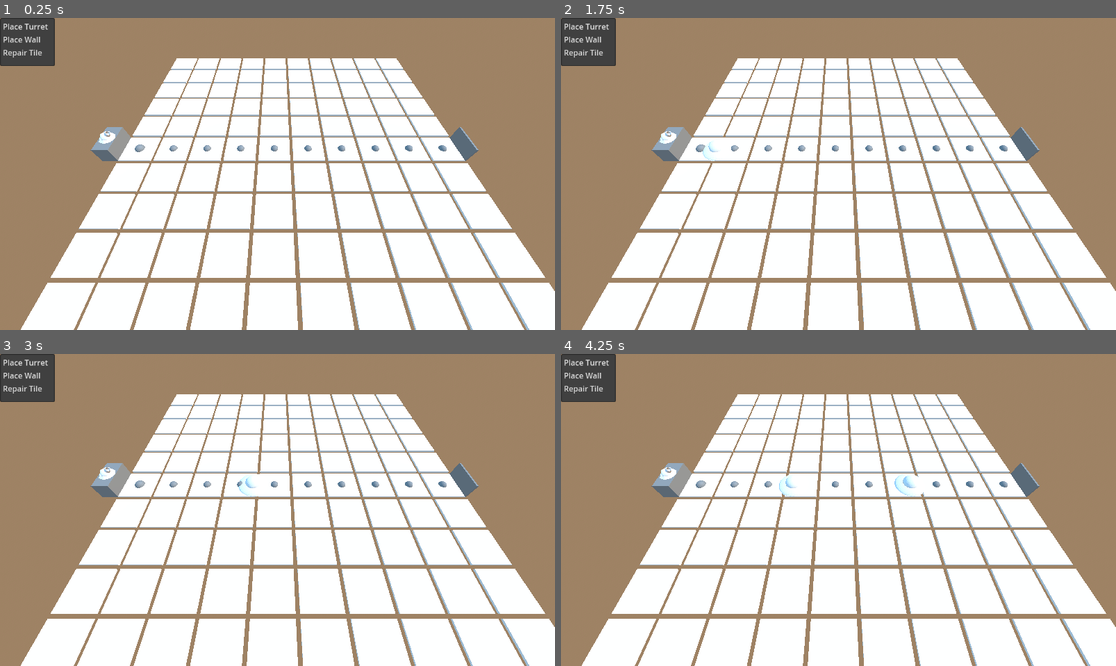
Above: before the commit, frames 1-4 (two rows, left to right).
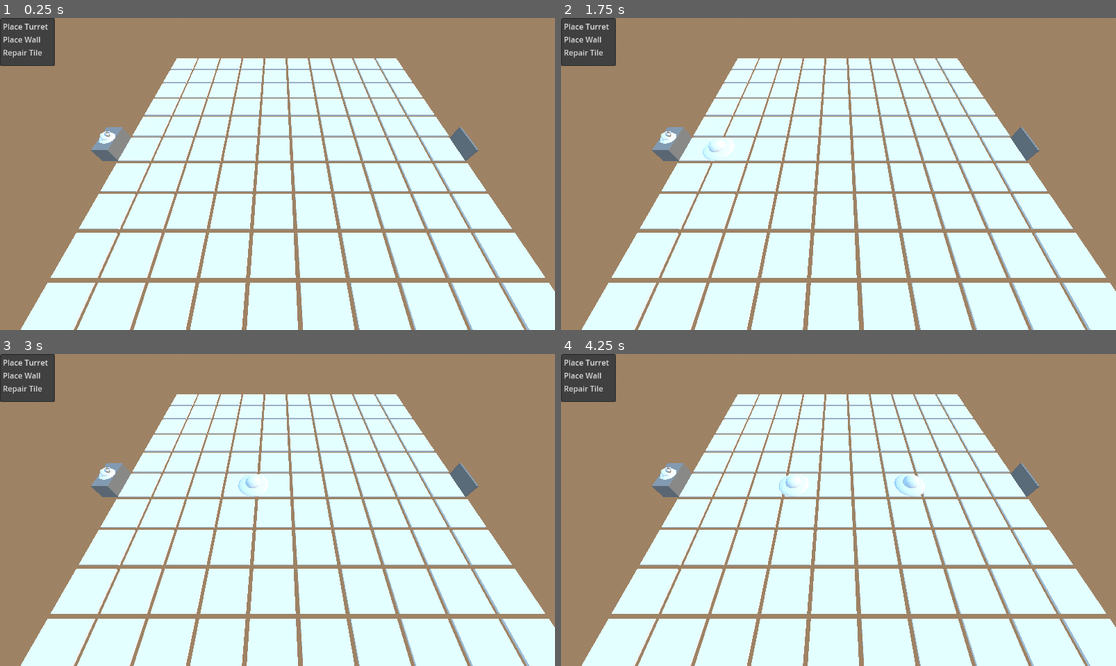
Above: after the commit, the same moments.

Repository: MackWessels/glowfront
Game: Godot game, scene res://scenes/main.tscn
Same seed, same stepped clock (60 frames per second), same inputs: the game is played once before the commit and once after it.
Inputs (mouse positions are in pixels of both pictures, inside the frame that each line leads up to):
- Up to frame 1 (0.25 s): no input
- Up to frame 2 (1.75 s): tap Enter at 0.5 s; move the mouse to (960, 158) at 0.52 s; click (960, 158) at 0.67 s; tap Space at 1.25 s; move the mouse to (727, 189) at 1.27 s; click (727, 189) at 1.42 s
- Up to frame 3 (3 s): move the mouse to (333, 441) at 2.02 s; click (333, 441) at 2.17 s; move the mouse to (249, 572) at 2.77 s; click (249, 572) at 2.92 s
- Up to frame 4 (4.25 s): move the mouse to (1005, 556) at 3.52 s; click (1005, 556) at 3.67 s

The runs differ from the first frame. In frame 1, 51% of the frame differs, in the area x 3-100%, y 12-100%; in frame 2, 51%; in frame 3, 51%; in frame 4, 50%.

Commit message:
removed the visual for the pathfinding

Diff:
--- a/scenes/main.tscn
+++ b/scenes/main.tscn
@@ -27,6 +27,7 @@
 
 [node name="DirectionalLight3D" type="DirectionalLight3D" parent="."]
 transform = Transform3D(-4.37114e-08, -0.707107, 0.707107, 0, 0.707107, 0.707107, -1, 3.09086e-08, -3.09086e-08, 15.0105, 15, -0.0108695)
+light_energy = 0.7
 
 [node name="WorldEnvironment" type="WorldEnvironment" parent="."]
 environment = SubResource("Environment_7dm0k")
--- a/scenes/tile_board.tscn
+++ b/scenes/tile_board.tscn
@@ -6,9 +6,7 @@
 [ext_resource type="PackedScene" uid="uid://bnpwkqho7ndgk" path="res://scenes/goal.tscn" id="4_ijtfa"]
 [ext_resource type="PackedScene" uid="uid://dmvugjewscsdl" path="res://scenes/placement_menu.tscn" id="5_jdbot"]
 
-[sub_resource type="Curve3D" id="Curve3D_ijtfa"]
-
-[sub_resource type="SphereMesh" id="SphereMesh_ijtfa"]
+[sub_resource type="Curve3D" id="Curve3D_jdbot"]
 
 [node name="TileBoard" type="Node3D" node_paths=PackedStringArray("goal_node", "spawner_node", "placement_menu", "enemy_spawner")]
 script = ExtResource("1_58eyr")
@@ -23,15 +21,11 @@
 
 [node name="Goal" parent="." instance=ExtResource("4_ijtfa")]
 
+[node name="PlacementMenu" parent="." instance=ExtResource("5_jdbot")]
+
 [node name="Path3D" type="Path3D" parent="."]
-curve = SubResource("Curve3D_ijtfa")
+curve = SubResource("Curve3D_jdbot")
 
 [node name="PathFollow3D" type="PathFollow3D" parent="Path3D"]
 
-[node name="MeshInstance3D" type="MeshInstance3D" parent="Path3D/PathFollow3D"]
-transform = Transform3D(0.6, 0, 0, 0, 0.6, 0, 0, 0, 0.6, 0, 0, 0)
-mesh = SubResource("SphereMesh_ijtfa")
-
-[node name="PlacementMenu" parent="." instance=ExtResource("5_jdbot")]
-
 [editable path="EnemySpawner"]
--- a/scripts/tile_board.gd
+++ b/scripts/tile_board.gd
@@ -24,6 +24,7 @@
 	update_path()
 	placement_menu.connect("place_selected", Callable(self, "_on_place_selected"))
 
+
 func generate_board():
 	for x in board_size:
 		for z in board_size:
@@ -39,6 +40,7 @@
 			tile.placement_menu = placement_menu
 			add_child(tile)
 			tiles[Vector2i(x, z)] = tile
+
 
 func position_portal(portal: Node3D, side: String):
 	var tile_pos = Vector2i()
@@ -62,6 +64,7 @@
 	if tile:
 		portal.global_position = tile.global_position
 		portal.rotation.y = rotation_y
+
 
 func find_path(start: Vector2i, goal: Vector2i) -> Array:
 	var open_set = [start]
@@ -105,6 +108,7 @@
 					open_set.append(neighbor)
 	return []
 
+
 func update_path():
 	if not is_instance_valid(spawner_node) or not is_instance_valid(goal_node):
 		cached_path = []
@@ -122,16 +126,16 @@
 	emit_signal("path_updated", curve)
 	emit_signal("global_path_changed")
 
-	update_visual_path(cached_path)
-	draw_debug_path(cached_path)
 
 func world_to_tile(pos: Vector3) -> Vector2i:
 	return Vector2i(round(pos.x / 2.2), round(pos.z / 2.2))
+
 
 func get_path_from(world_pos: Vector3) -> Array:
 	var from_tile = world_to_tile(world_pos)
 	var end_tile = world_to_tile(goal_node.global_position)
 	return find_path(from_tile, end_tile)
+
 
 func get_curve_for_path(path: Array) -> Curve3D:
 	var curve := Curve3D.new()
@@ -139,28 +143,6 @@
 		curve.add_point(point)
 	return curve
 
-func update_visual_path(points) -> void:
-	var path_node = $Path3D
-	var curve = Curve3D.new()
-	for point in points:
-		curve.add_point(point)
-	path_node.curve = curve
-
-func draw_debug_path(points) -> void:
-	if has_node("DebugPathMeshes"):
-		$DebugPathMeshes.queue_free()
-		await get_tree().process_frame
-
-	var container = Node3D.new()
-	container.name = "DebugPathMeshes"
-	add_child(container)
-
-	for point in points:
-		var mesh = MeshInstance3D.new()
-		mesh.mesh = SphereMesh.new()
-		mesh.scale = Vector3.ONE * 0.5
-		mesh.position = point
-		container.add_child(mesh)
 
 func _on_place_selected(action: String):
 	if active_tile and is_instance_valid(active_tile):
Not shown: 1 places in scenes/tile_board.tscn that only renumber resources
